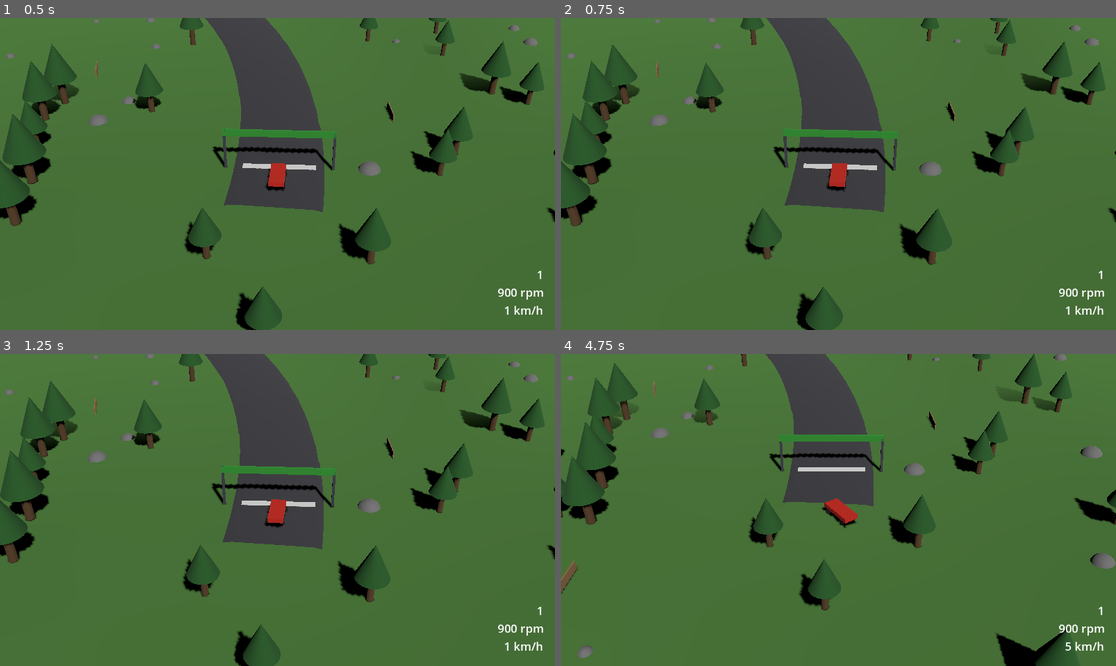
Above: before the commit, frames 1-4 (two rows, left to right).
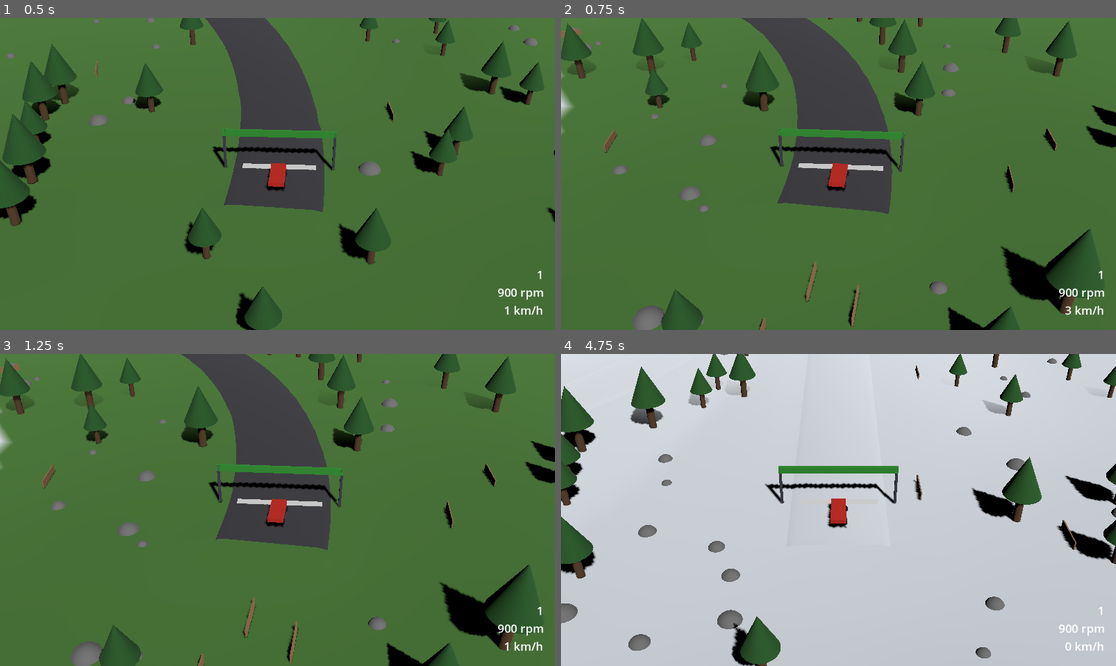
Above: after the commit, the same moments.

Repository: JulianHeissinger/RallyGame
Game: Godot game, scene res://scenes/stage.tscn
The game is run twice, just before and just after one commit, with the same random seed, the same clock (stepped at 60 frames per second) and the same inputs. The project has no main scene, so this scene is started directly.
Inputs:
- Up to frame 1 (0.5 s): no input
- Up to frame 2 (0.75 s): tap Enter at 0.5 s; hold D (steer_right) from 0.53 s (still down); hold R (reroll_stage, bound only after the commit) from 0.53 s (still down)
- Up to frame 3 (1.25 s): keep holding D (steer_right); keep holding R (reroll_stage, bound only after the commit)
- Up to frame 4 (4.75 s): release D (steer_right) at 1.28 s; release R (reroll_stage, bound only after the commit) at 1.28 s; hold S (brake) 1.28-2.03 s; tap W (throttle) at 1.35 s; tap R (reroll_stage, bound only after the commit) at 1.55, 2.85, 3.8, 4.35 s; hold D (steer_right) 2.03-2.78 s; hold R (reroll_stage, bound only after the commit) 2.03-2.78 s; hold Shift (shift_up) 2.78-3.53 s; hold W (throttle) 3.53-4.28 s; hold A (steer_left) from 3.53 s (still down)

Frame 1 is identical in both runs. In frame 2, 20% of the frame differs, in the area x 0-100%, y 0-100%; in frame 3, 20%; in frame 4, 99%.

Commit message:
feat: reroll the stage with R
Adds the reroll_stage action and prints the surface sections on start,
for test driving.

Diff:
--- a/project.godot
+++ b/project.godot
@@ -82,6 +82,11 @@
 "events": [Object(InputEventKey,"resource_local_to_scene":false,"resource_name":"","device":-1,"window_id":0,"alt_press …(195 unchanged characters)…
 ]
 }
+reroll_stage={
+"deadzone": 0.2,
+"events": [Object(InputEventKey,"resource_local_to_scene":false,"resource_name":"","device":-1,"window_id":0,"alt_pressed":false,"shift_pressed":false,"ctrl_pressed":false,"meta_pressed":false,"pressed":false,"keycode":0,"physical_keycode":82,"key_label":0,"unicode":0,"location":0,"echo":false,"script":null)
+]
+}
 
 [physics]
 
--- a/scripts/stage/stage.gd
+++ b/scripts/stage/stage.gd
@@ -1,6 +1,7 @@
 extends Node3D
 ## Generated stage: builds road, terrain and props from a seed, puts the car on the start, and
-## returns it to the road when it falls out of the world.
+## returns it to the road when it falls out of the world. `reroll_stage` reloads the scene, which
+## rolls a new seed when the scene's `stage_seed` is 0.
 
 ## Emitted when the car fell out of the world and was put back on the road; `penalty` is in seconds.
 signal car_respawned(penalty: float)
@@ -38,6 +39,7 @@
 	print("Stage seed: %d" % stage_seed)
 	_params = params if params else StageParams.new()
 	path = RoadPath.build(RoadLayout.generate(stage_seed, _params), stage_seed, _params)
+	_print_sections()
 	add_child(RoadBuilder.build(path, _params))
 	var lines := StageLines.build(path, _params)
 	add_child(lines)
@@ -53,6 +55,18 @@
 	_camera.target = _car
 	_hud.car = _car
 	_debug_overlay.car = _car
+
+
+func _unhandled_input(event: InputEvent) -> void:
+	if event.is_action_pressed("reroll_stage"):
+		get_tree().reload_current_scene()
+
+
+func _print_sections() -> void:
+	var parts := PackedStringArray()
+	for i in path.section_starts.size():
+		parts.append("%s at %.0f m" % [path.section_defs[i].road_surface, path.distances[path.section_starts[i]]])
+	print("Sections: " + ", ".join(parts))
 
 
 ## Wide trigger below the terrain; anything falling into it is out of the world.
Not shown, changed: AGENTS.md
